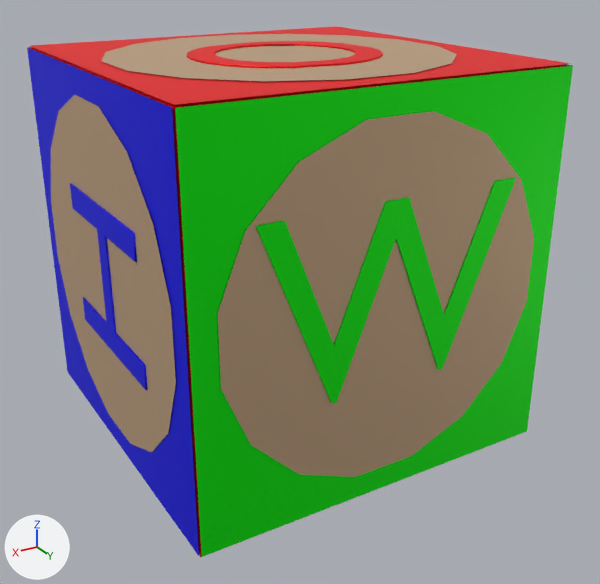
The COLLADA model meshes/cube_25.dae, before and after one commit.
Both versions are drawn from a 50 mm lens placed at (0.0483, 0.085, 0.0351), pointed at (-0.0007, 0.0033, -0.0057). Lighting does not change. The marker at lower left points along +X, +Y and +Z.
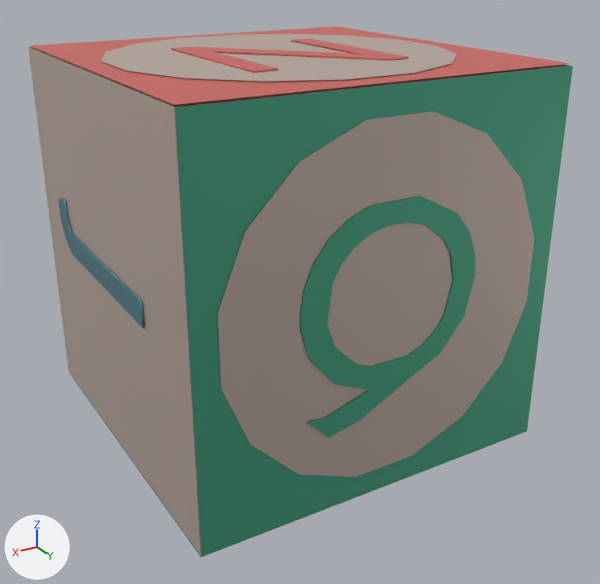
Commit message: updated cubes

Patch to the scene script:
```diff
--- a/meshes/cube_25.dae.py
+++ b/meshes/cube_25.dae.py
@@ mat_red @@
 mat_red = principled_material('Red')
-mat_red.base_color = (1.0, 0.0, 0.0)  # red #ff0000
+mat_red.base_color = (0.776, 0.176, 0.153)  # red #e4746d
 mat_red.metallic = 0.5
@@ mat_wood @@
 mat_wood = principled_material('Wood')
-mat_wood.base_color = (0.65, 0.45, 0.28)  # beige #d3b390
+mat_wood.base_color = (0.62, 0.506, 0.443)  # light grey #cebdb2
 mat_wood.metallic = 0.5
@@ mat_blue @@
 mat_blue = principled_material('Blue')
-mat_blue.base_color = (0.0, 1.0, 0.0)  # green #00ff00
+mat_blue.base_color = (0.11, 0.271, 0.325)  # cyan #5d8e9a
 mat_blue.metallic = 0.5
@@ mat_green @@
 mat_green = principled_material('Green')
-mat_green.base_color = (0.0, 0.0, 1.0)  # blue #0000ff
+mat_green.base_color = (0.0824, 0.431, 0.275)  # green #51af8f
 mat_green.metallic = 0.5
@@ mat_yellow @@
+mat_yellow = principled_material('Yellow')
+mat_yellow.base_color = (0.855, 0.69, 0.247)  # yellow #eed888
+mat_yellow.metallic = 0.5
@@ me_cube_026 @@
 # used by ob_cube; location = (0.0, 0.0, 0.0)
-me_cube_026.from_pydata(...)  # 330 vertices, 496 faces; spans x -0.0228..0.023, y -0.023..0.023, z -0.023..0.023
+me_cube_026.from_pydata(...)  # 246 vertices, 376 faces; spans x -0.0225..0.0228, y -0.023..0.023, z -0.023..0.023
+# me_cube_026 part 1: the loose piece of 114 vertices spanning x -0.0109..0.011, y -0.0092..0.0116, z 0.0228..0.023 is rebuilt with 20 vertices and now spans x -0.0095..0.0095, y -0.009..0.0115, z 0.0228..0.023
+# me_cube_026 part 2: the loose piece of 24 vertices spanning x 0.0228..0.023, y -0.009..0.0115, z -0.0087..0.0087 is rebuilt with 26 vertices and now spans x 0.0226..0.0228, y -0.0158..0.0115, z -0.0015..0.0056, in mat_blue (cyan #5d8e9b)
+# me_cube_026 part 3: the loose piece of 16 vertices spanning x 0.0228, y -0.0196..0.0196, z -0.0196..0.0196 is deleted
+# me_cube_026 part 4: the loose piece of 4 vertices spanning x 0.0227, y -0.0225..0.0225, z -0.0225..0.0225 is deleted
+# me_cube_026 part 5
+# 21 vertices are removed from x -0.0156..0.0156, y 0.0228..0.023, z -0.0092..0.0115
+# 90 faces are deleted
+# 3 vertices move from x -0.0156..0.0, y 0.0228..0.023, z -0.0092..0.0115 to x -0.0099..-0.0059, y 0.0228..0.023, z -0.0042..0.0012
+# 81 vertices are added at x -0.011..0.0111, y 0.0228..0.023, z -0.0132..0.0114
+# 42 new faces join them, mat_wood (light grey #cebdb2)
+# 172 new faces join them, mat_green (green #51af8f)
+# me_cube_026 part 6: 12 faces spanning x -0.0225..0.0225, y -0.0225..0.0225, z -0.0225..0.0225 switch from mat_red (red #ff0000) to mat_wood (light grey #cebdb2)
+# me_cube_026 part 7: 2 faces spanning x -0.0225..0.0225, y -0.0225..0.0225, z -0.0227 switch from mat_red (red #ff0000) to mat_blue (cyan #5d8e9b)
+# me_cube_026 part 8: 3 faces spanning x -0.0225..0.0225, y 0.0227..0.0228, z -0.0225..0.0225 switch from mat_blue (green #00ff00) to mat_green (green #51af8f)
+# me_cube_026 part 9: 2 faces spanning x -0.0225..0.0225, y -0.0227, z -0.0225..0.0225 switch from mat_blue (green #00ff00) to mat_yellow (yellow #eed888)
```

Where the change shows, as pixel boxes (x1, y1, x2, y2) in the pictures (600 x 584 px):
'cube', recoloured, reshaped
    before: (27, 26, 573, 557)
    after: (28, 26, 573, 557)
part 1 of me_cube_026, rebuilt (21% wider, 29% taller)
    before: (187, 41, 383, 68)
    after: (171, 38, 409, 73)
part 2 of me_cube_026, rebuilt (10% wider, 37% shorter)
    before: (70, 183, 148, 390)
    after: (58, 198, 144, 328)
part 3 of me_cube_026, deleted
    before: (51, 94, 176, 452)
part 4 of me_cube_026, deleted (blue)
    before: (27, 48, 199, 556)
part 5 of me_cube_026, built on
    both: (218, 111, 534, 477)
part 6 of me_cube_026, recoloured
    both: (29, 47, 571, 556)
part 7 of me_cube_026, recoloured
    before: (199, 436, 514, 557)
    after: (69, 373, 514, 557)
part 8 of me_cube_026, recoloured
    both: (175, 66, 573, 557)
part 9 of me_cube_026, recoloured
    after: (28, 47, 69, 371)
